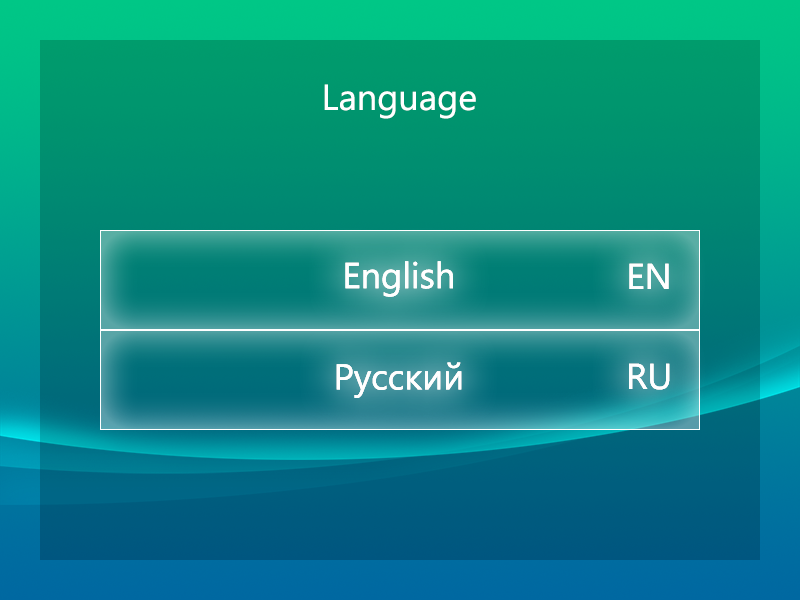
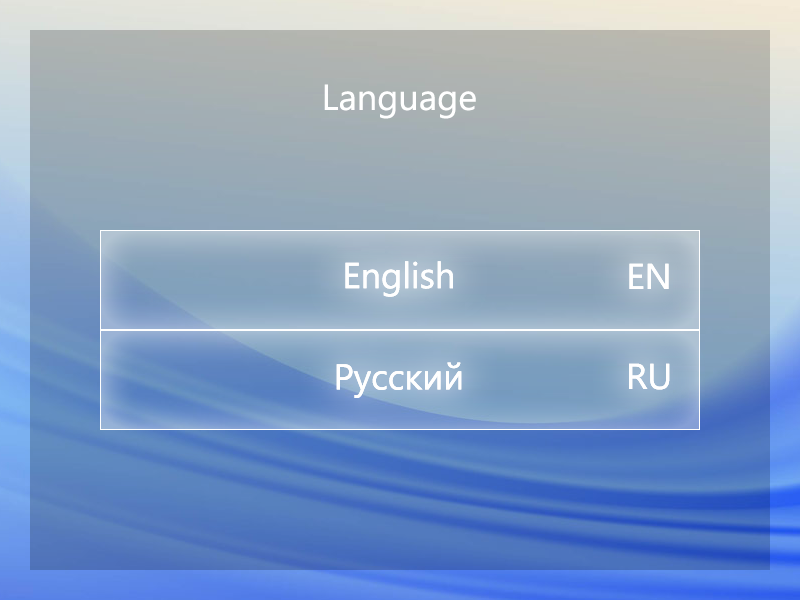
Revision of a layered 800 x 600 image; what changed, layer by layer:
painted on "Русский" (1st of 2, in "Menu" › "Menu Items (pressed)" › "Menu Item 2") over [left=345, top=362, right=461, bottom=398]
painted on "Русский" (2nd of 2, in "Menu" › "Menu Items" › "Menu Item 2") over [left=345, top=362, right=461, bottom=398]
showed "Work Panel Rasterized" over [left=0, top=0, right=800, bottom=600]
